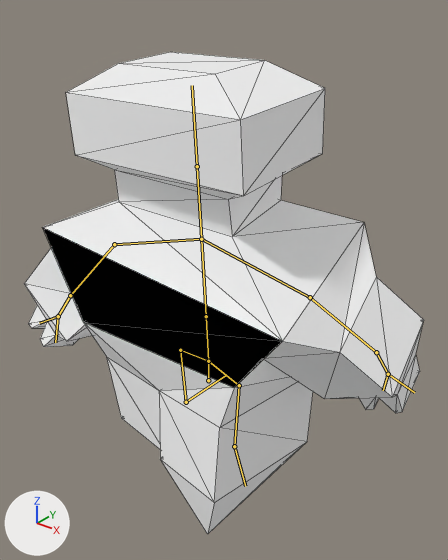
Before and after pictures for a commit that changed the glTF model assets/rummage/player.glb.
Both versions are drawn from a 50 mm lens placed at (2.69, -3.16, 4.2), pointed at (0.04, 0.14, 2.15). Arrows for +X, +Y and +Z are at lower left; the lights stay in place. Both versions are drawn at frame 3 of the action 'Action_Marche'; the numbers are the values there. The bones that bend it are drawn over the model as lines. Mesh edges are drawn as thin lines.
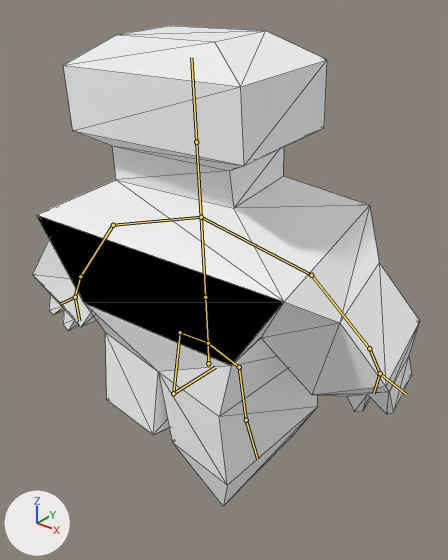
What the commit changed:
Bone 'Corps' (bone_corps) moves from (0.0, 0.149, 0.0) to (0.0, 0.315, 0.0).
Bone 'Bras_Gauche' (bone_bras_gauche) turns from (-24, 17, -1) to (-11, 8, 0) degrees about its own x, y and z.
Bone 'Poignet_G' (bone_poignet_g) turns from (11, -4, -1) to (3, -1, 0) degrees about its own x, y and z.
Bone 'Bras_D' (bone_bras_d) turns from (18, 13, 0) to (7, 5, 0) degrees about its own x, y and z.
Bone 'Poignet_D' (bone_poignet_d) turns from (8, 3, -1) to (0, 0, 0) degrees about its own x, y and z.
Bone 'Jambe_G' (bone_jambe_g) turns from (1, 0, -5) to (-1, 0, 10) degrees about its own x, y and z.
Bone 'Pied_G' (bone_pied_g) turns from (-3, 1, 22) to (-1, 0, 9) degrees about its own x, y and z.
Bone 'Jambe_D' (bone_jambe_d) turns from (1, 0, -4) to (-2, 0, 11) degrees about its own x, y and z.
Bone 'Pied_D' (bone_pied_d) turns from (8, 7, -82) to (8, 9, -97) degrees about its own x, y and z.

Changed parts and their boxes [x1, y1, x2, y2] in the pictures (448 x 560 px):
'Cube', posed
    before: [24, 52, 424, 534]
    after: [32, 26, 420, 506]
bone 'Corps', root to tip
    before: (208, 380) to (208, 361)
    after: (208, 363) to (208, 343)
bone 'Bras_Gauche', root to tip
    before: (310, 297) to (376, 352)
    after: (311, 275) to (369, 348)
bone 'Poignet_G', root to tip
    before: (376, 352) to (388, 374)
    after: (369, 348) to (380, 373)
bone 'Bras_D', root to tip
    before: (114, 244) to (70, 295)
    after: (113, 225) to (80, 276)
bone 'Poignet_D', root to tip
    before: (70, 295) to (58, 316)
    after: (80, 276) to (75, 297)
bone 'Jambe_G', root to tip
    before: (239, 385) to (234, 446)
    after: (239, 367) to (246, 420)
bone 'Pied_G', root to tip
    before: (234, 446) to (245, 486)
    after: (246, 420) to (257, 459)
bone 'Jambe_D', root to tip
    before: (180, 350) to (186, 402)
    after: (180, 332) to (173, 393)
bone 'Pied_D', root to tip
    before: (186, 402) to (225, 375)
    after: (173, 393) to (215, 367)
